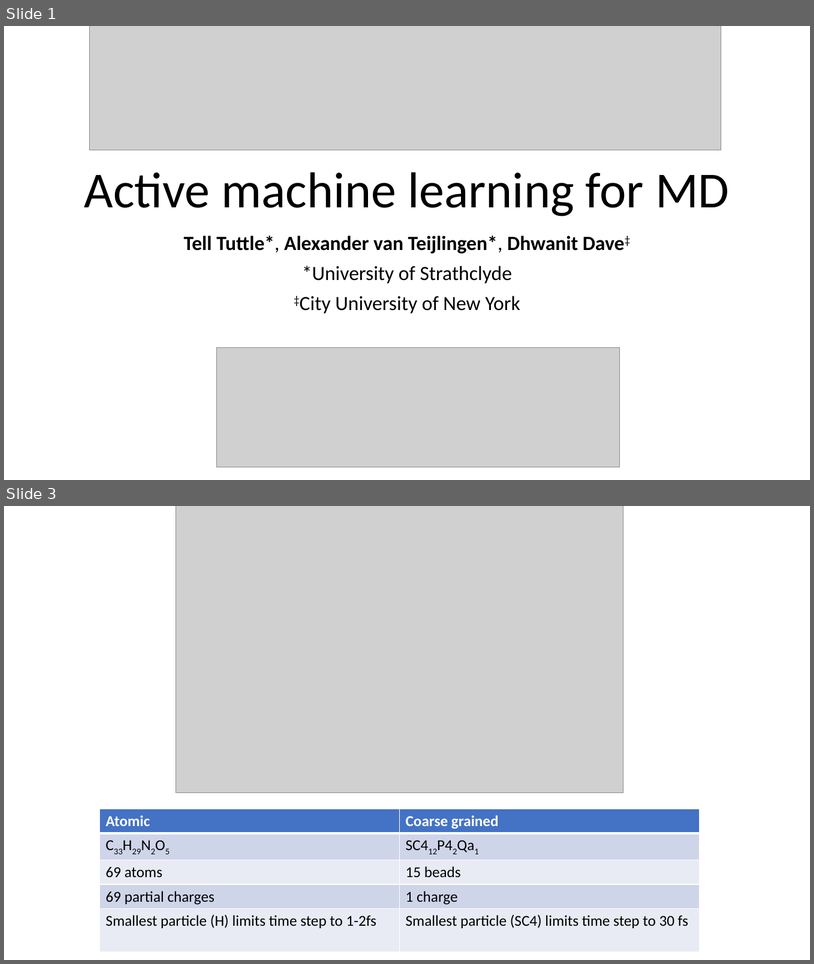
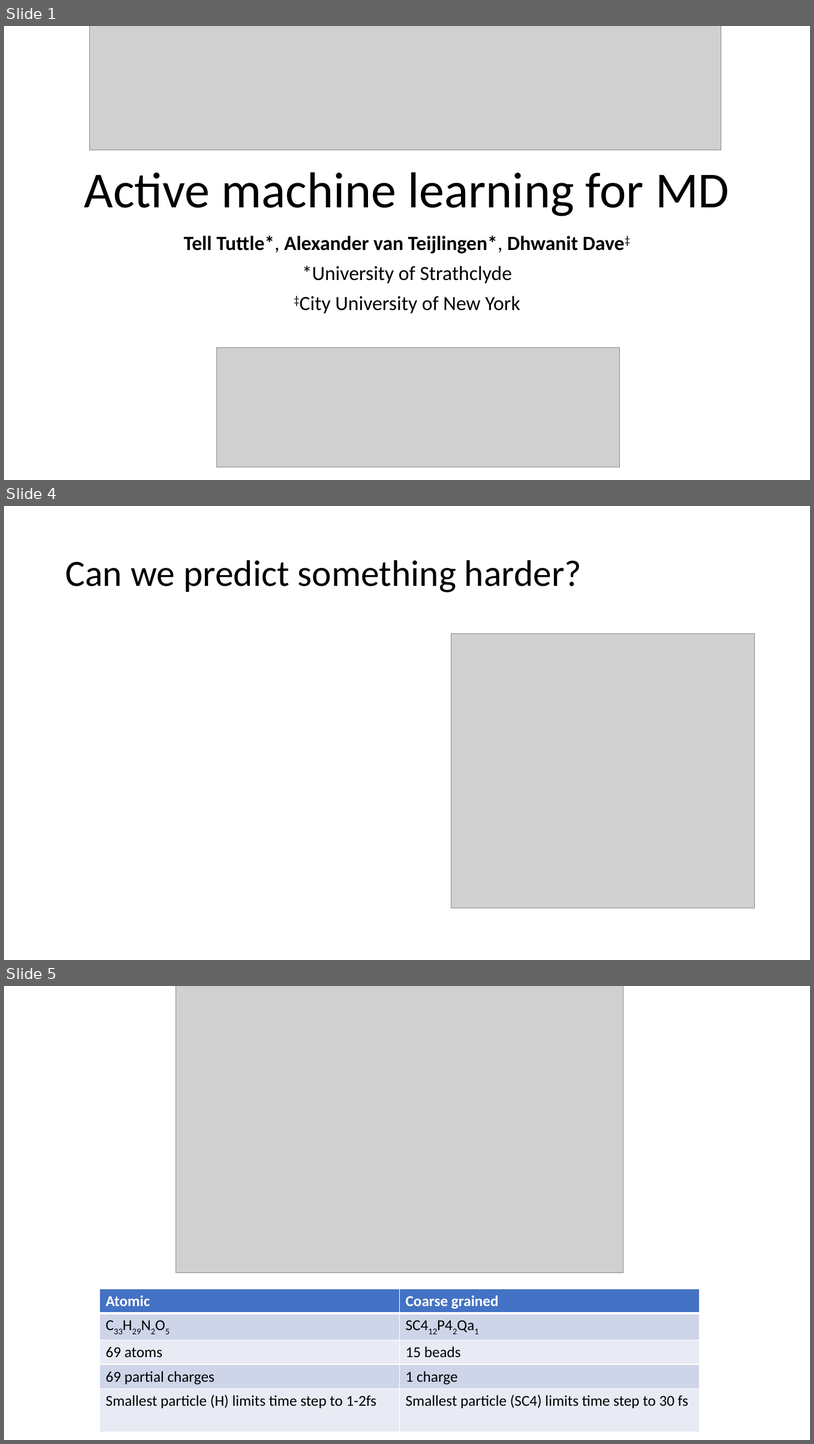
Before and after one commit to avanteijlingen/Tutorial-SB06, a slide deck: ActiveLearning.pptx. Shown one above the other, each under a label of ours: slides 1 and 3 before the commit, slides 1, 4 and 5 after it; the slides between them are not shown. The pictures are 814x964 and 814x1444 pixels, drawn with LibreOffice and Linux fonts; fonts in the diff are those of the drawing; grey boxes stand for pictures. Boxes give left, top, right and bottom in pixels: in the first picture for what was removed or moved away, otherwise in the second. Text is boxed around its words. In the diff, an @@ line names an element or a change of style, - is before the commit and + after.

```diff
--- a/ActiveLearning.pptx
+++ b/ActiveLearning.pptx
@@ slide 4 added at [4, 506, 810, 960], background #FFFFFF @@
@@ title added at [65, 560, 582, 592], 44 pt, text #000000 @@
+Can we predict something harder?
@@ picture added at [452, 634, 755, 907] @@
@@ what was slide 3 is now slide 5 @@
```
Also in this commit, not shown: 1 slide changed, 1 other slide added, 1 other file.
